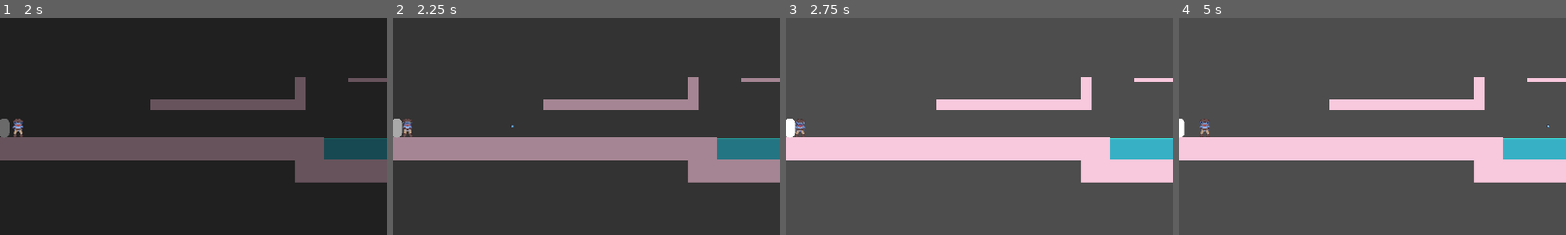
Above: before the commit, frames 1-4 (left to right).
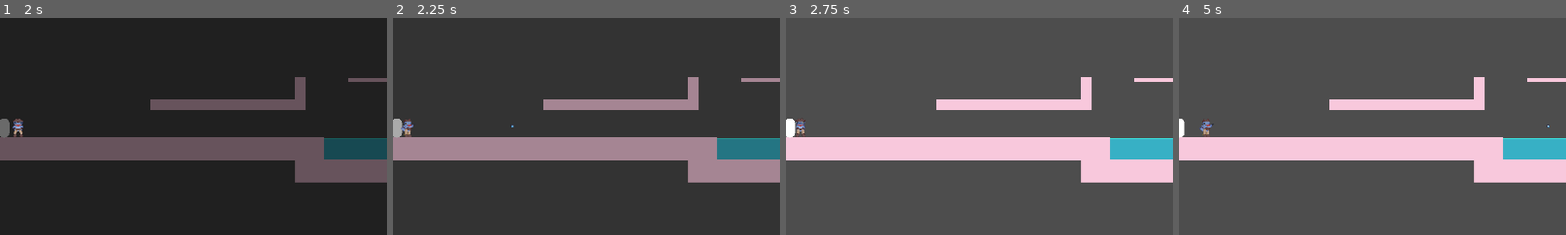
Above: after the commit, the same moments.

Repository: C0SMICSHARK/Pirate-Cats-and-Cowboy-Sharks
Game: Godot game, scene res://Scenes/Levels/main_menu.tscn
Two runs of this game, one before a commit and one after it. Both use one fixed random seed, a clock stepped at 60 frames per second and the inputs below. The engine's default icon, where the game draws it, is replaced by a stand-in: a white triangle on a blue panel in a dark square.
Inputs (mouse positions are % of the whole screen's width and height, from its top left):
- Up to frame 1 (2 s): click "Start Game" at 0.5 s; click "Start Game" at 1.25 s
- Up to frame 2 (2.25 s): move the mouse to (72, 45) at 2.02 s; click (72, 45) at 2.1 s
- Up to frame 3 (2.75 s): no input
- Up to frame 4 (5 s): move the mouse to (30, 55) at 2.77 s; click (30, 55) at 2.85 s; move the mouse to (60, 28) at 3.52 s; tap A (LEFT_P2) at 3.6 s; click (60, 28) at 3.8 s; move the mouse to (45, 70) at 4.27 s; tap D (RIGHT_P2) at 4.35 s; click (45, 70) at 4.55 s
The pictures show only the part of the screen within x 1-51%, y 27-77%; the shares and areas given below are measured in that part.

Frame 1 is identical in both runs. In frame 2, 0.1% of the frame differs, in the area x 2-6%, y 46-55%; in frame 3, 0.1%; in frame 4, 0.2%, in the area x 5-10%, y 46-55%.

Commit message:
Fixed shoot animation

Diff:
--- a/Scenes/Objects/player_2.tscn
+++ b/Scenes/Objects/player_2.tscn
@@ -203,3 +203,7 @@
 
 [node name="FiringPos" type="Node2D" parent="CharacterBody2D"]
 position = Vector2(17, -4)
+
+[node name="BulletCooldown" type="Timer" parent="."]
+wait_time = 0.5
+one_shot = true
--- a/Scripts/Player2.gd
+++ b/Scripts/Player2.gd
@@ -1,5 +1,6 @@
 extends CharacterBody2D
 var bullet_path=preload("res://Scenes/Objects/Bullet.tscn")
+@onready var bulletCooldown := $"../BulletCooldown"
 
 const SPEED = 400.0
 #const JUMP_VELOCITY = -400.0
@@ -21,7 +22,7 @@
 	Bullet.pos=$FiringPos.global_position
 	Bullet.rota=global_rotation
 	get_parent().add_child(Bullet)
-
+	bulletCooldown.start()
 	#if Input.is_action_just_pressed("BREAK"):
 		#$AnimatedSprite2D.play("Shoot")
 	#else:
@@ -33,7 +34,7 @@
 	if not is_on_floor():
 		velocity += get_gravity() * delta
 	#look_at(get_global_mouse_position())
-	if Input.is_action_just_pressed("BREAK"):
+	if Input.is_action_just_pressed("BREAK") and bulletCooldown.is_stopped():
 		fire()
 
 	# Handle jump.
@@ -43,10 +44,10 @@
 	# Get the input direction and handle the movement/deceleration.
 	# As good practice, you should replace UI actions with custom gameplay actions.
 	var direction := Input.get_axis("LEFT_P2", "RIGHT_P2")
-	if direction:
+	if direction and bulletCooldown.is_stopped():
 		velocity.x = direction * SPEED
 		$AnimatedSprite2D.play("Run")
-	else:
+	elif bulletCooldown.is_stopped():
 		velocity.x = move_toward(velocity.x, 0, SPEED)
 		$AnimatedSprite2D.play("Idle")
 
